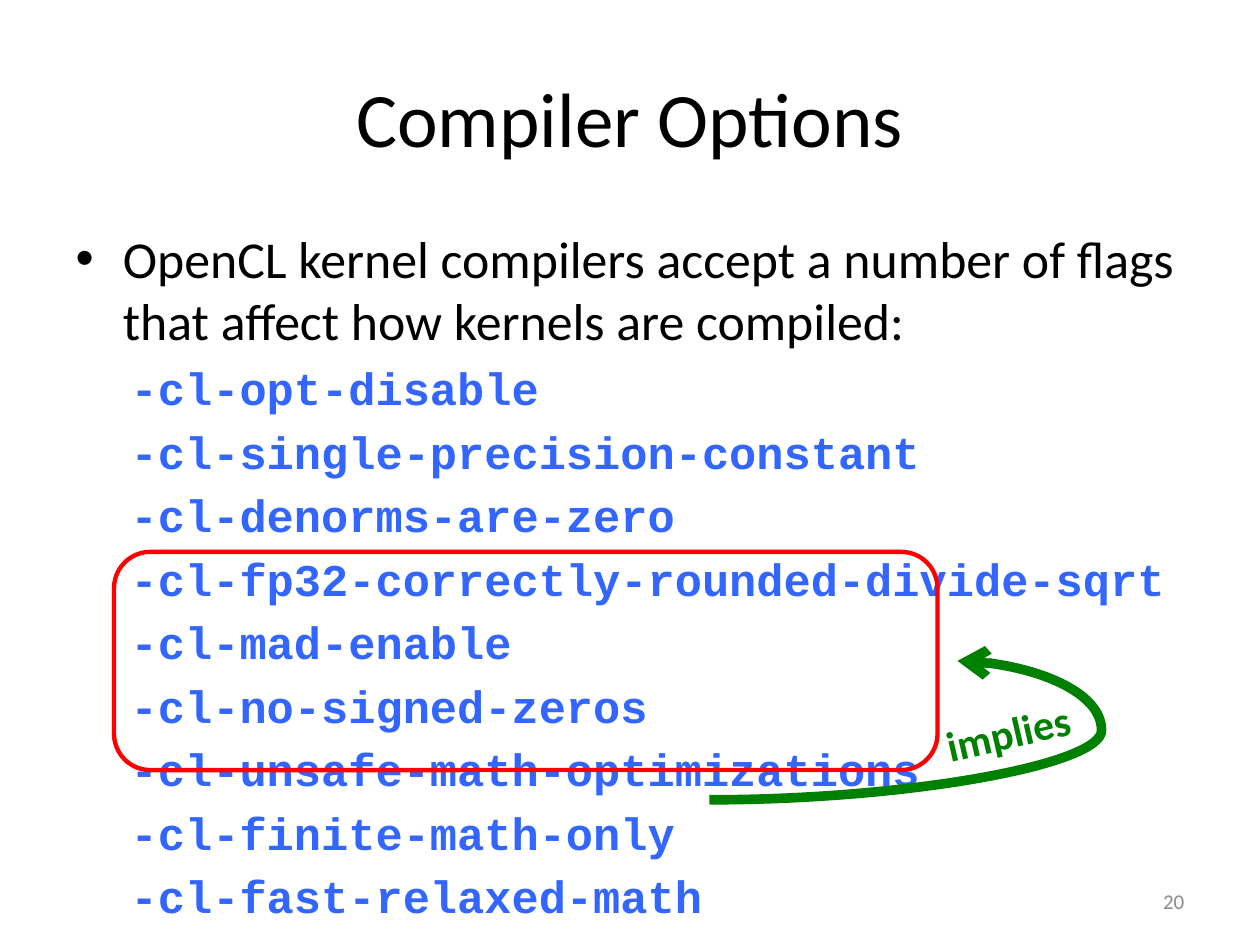
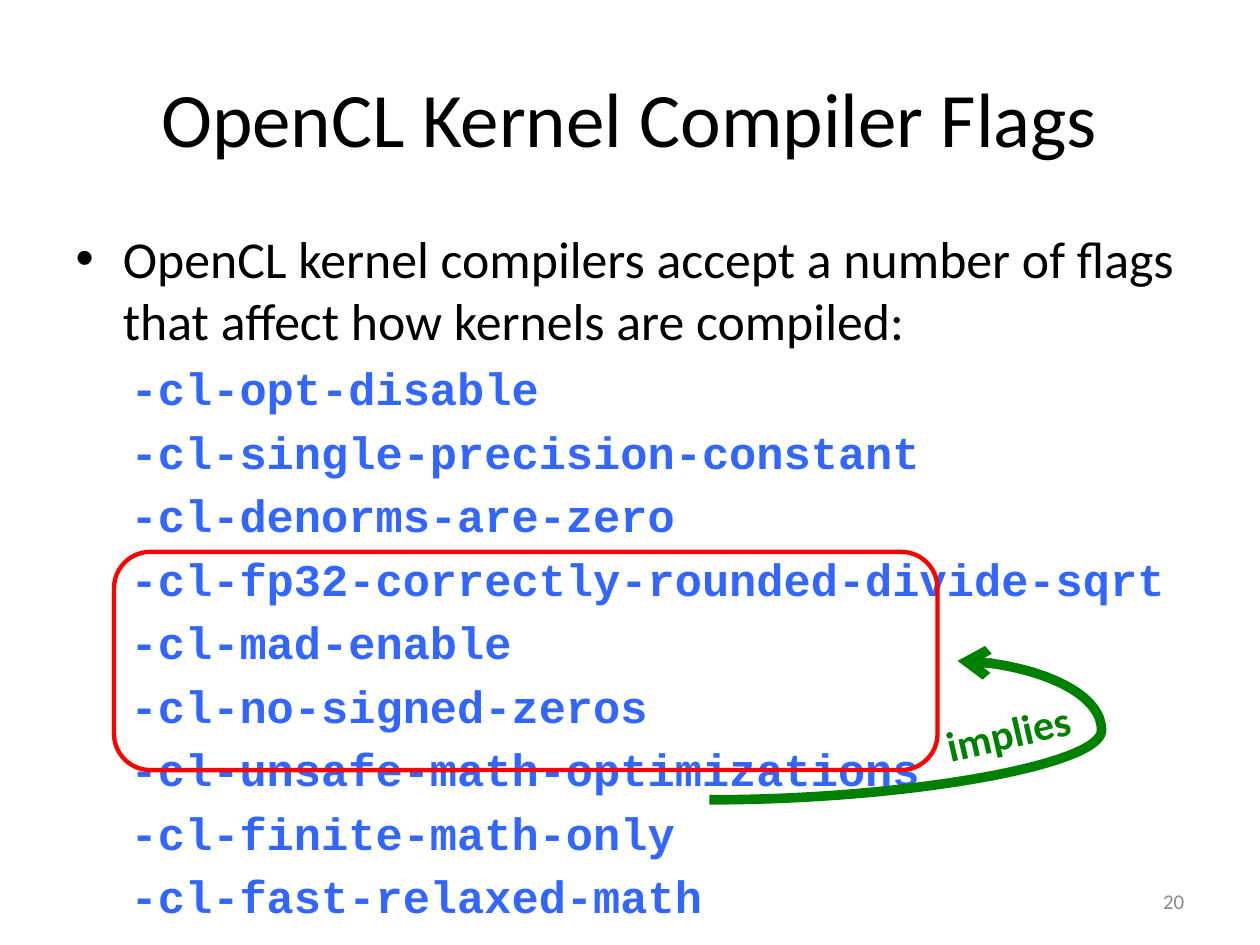
Before and after one commit to UoB-HPC/opencl-training-slides, a slide deck: slide 20 of advanced_part2.pptx. Drawn at 1260x945 pixels with LibreOffice and Linux fonts; fonts in the diff are those of the drawing. Boxes give left, top, right and bottom in pixels: in the first picture for what was removed or moved away, otherwise in the second. Text is boxed around its words. In the diff, an @@ line names an element or a change of style, - is before the commit and + after.

```diff
--- a/advanced_part2.pptx
+++ b/advanced_part2.pptx
@@ title at <box>161,93,1097,161</box>: text changed @@
-Compiler Options
+OpenCL Kernel Compiler Flags
```
Also in this commit, not shown: 2 other slides changed, 1 slide removed.
